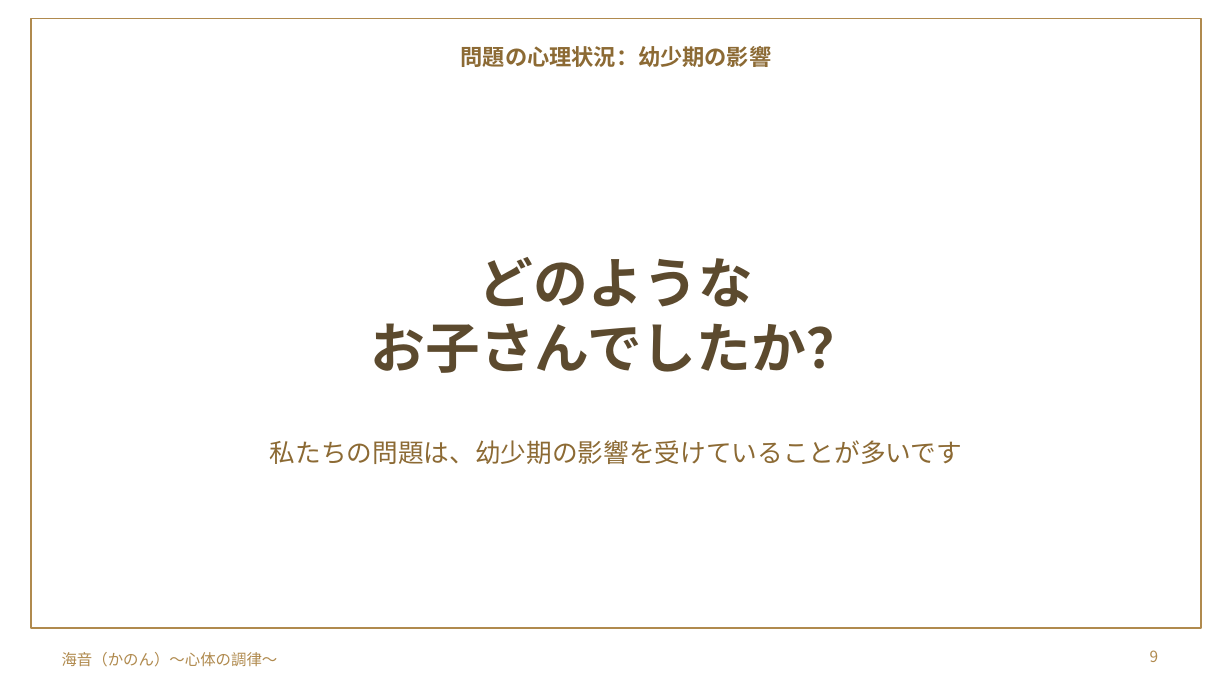
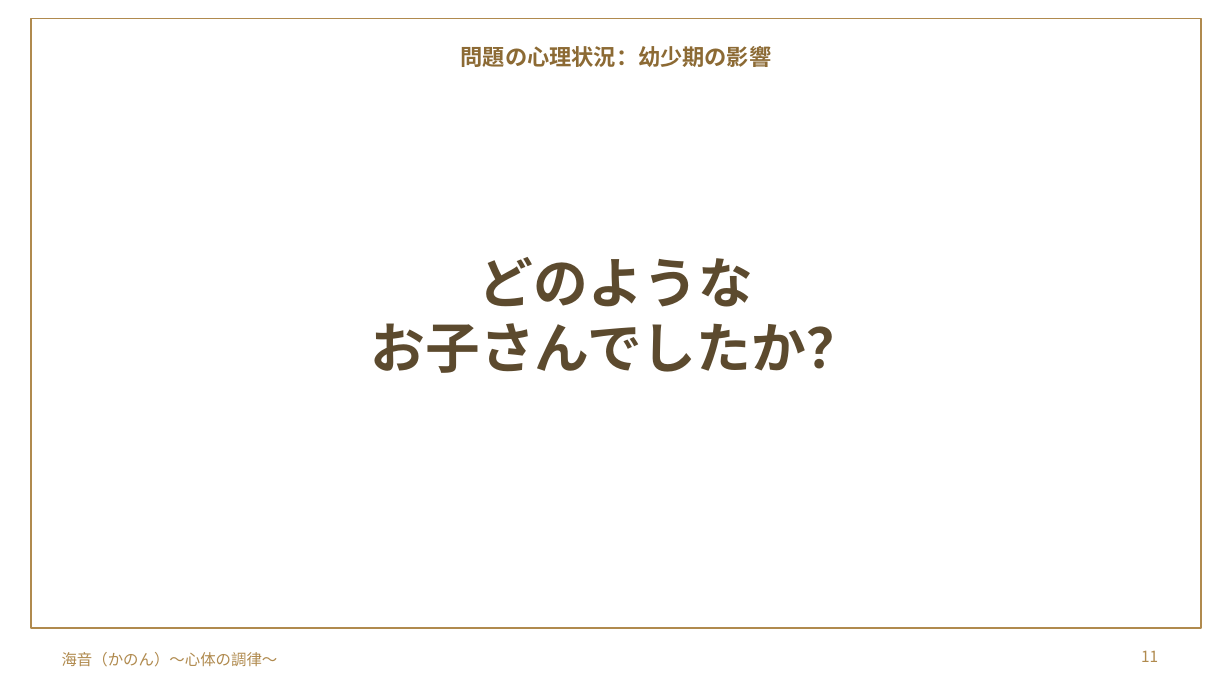
Before and after one commit to y-takahashi-cmd/MyBrain, a slide deck: slide 11 of 20_Projects/海音_心体の調律/単発/仁部あきえさん/20261028_仁部あきえさん_お金のブロック単発セッション.pptx (slide 9 before the commit). Drawn at 1232x693 pixels with LibreOffice and Linux fonts; fonts in the diff are those of the drawing; background and template pictures are left out. Boxes give left, top, right and bottom in pixels: in the first picture for what was removed or moved away, otherwise in the second. Text is boxed around its words. In the diff, an @@ line names an element or a change of style, - is before the commit and + after.

```diff
--- a/20_Projects/海音_心体の調律/単発/仁部あきえさん/20261028_仁部あきえさん_お金のブロック単発セッション.pptx
+++ b/20_Projects/海音_心体の調律/単発/仁部あきえさん/20261028_仁部あきえさん_お金のブロック単発セッション.pptx
@@ text removed at box(270, 440, 962, 464) @@
-私たちの問題は、幼少期の影響を受けていることが多いです
@@ page number at box(1141, 650, 1158, 662): text changed @@
-9
+11
```
Also in this commit, not shown: 2 other slides changed, 3 slides added.
